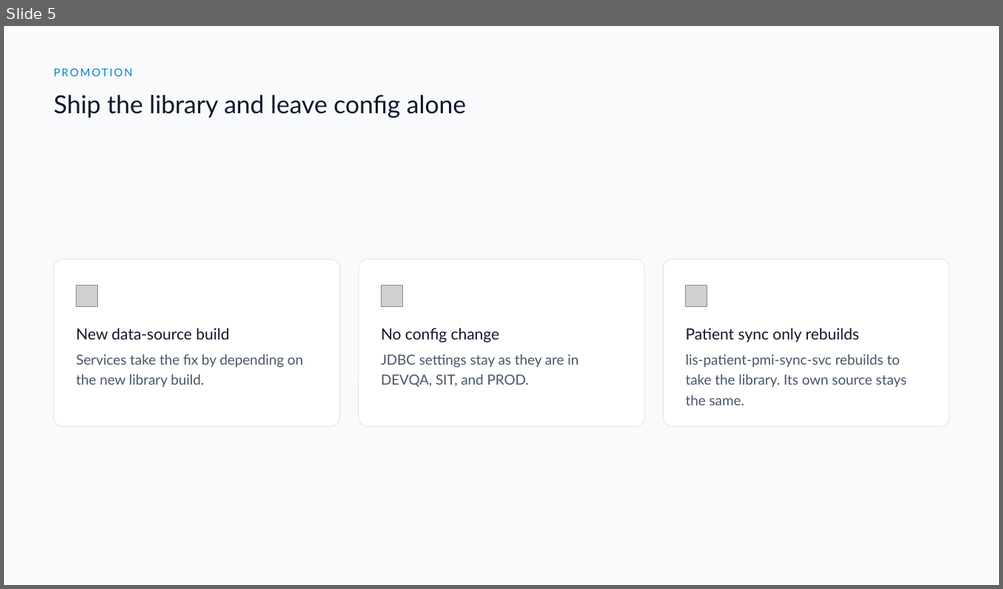
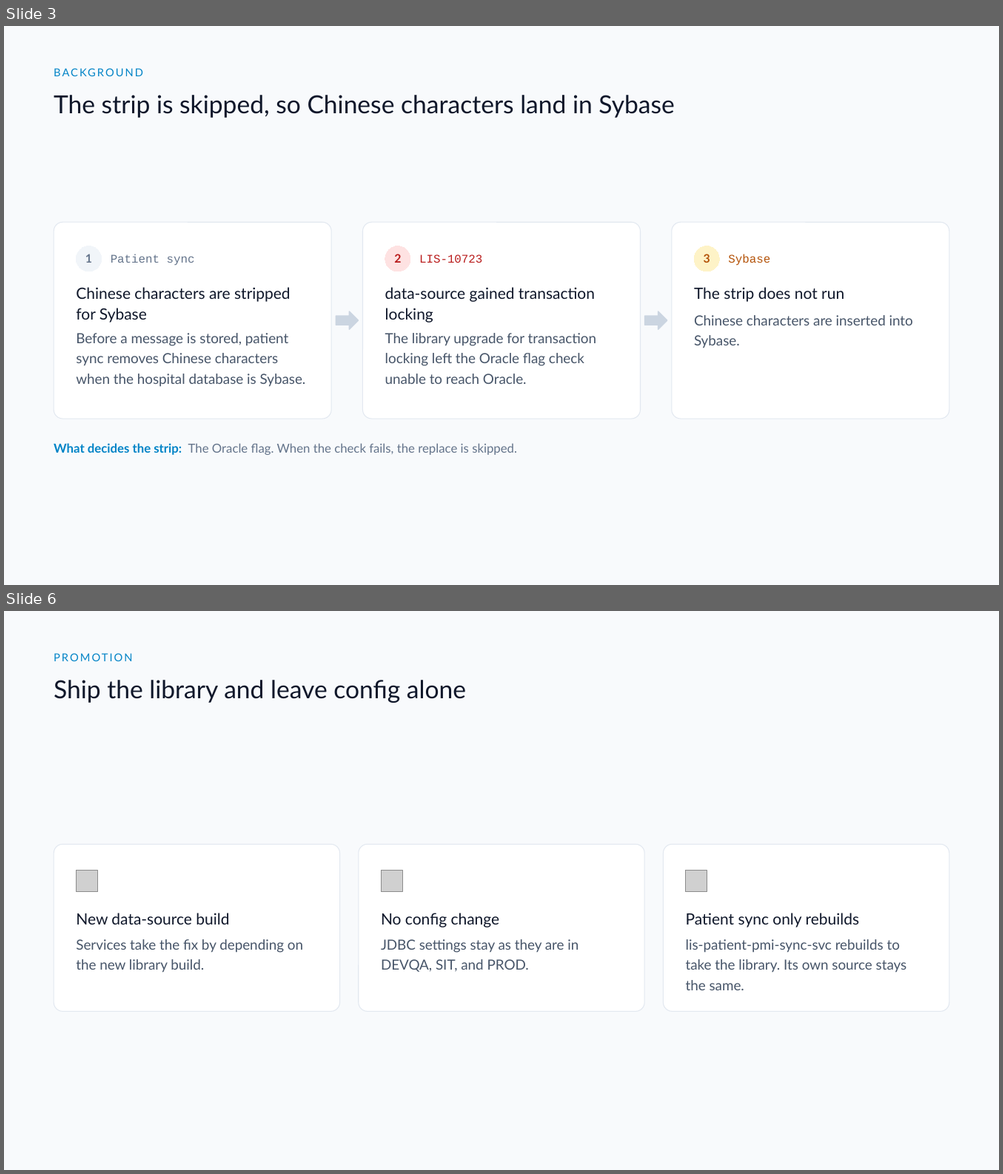
Before and after one commit to DragonChong/HA-Notes, a slide deck: SDLC/Projects/TMP-oracle-route-lookup — Oracle route lookup/assets/Oracle route lookup.pptx. Shown one above the other, each under a label of ours: slide 5 before the commit, slides 3 and 6 after it; the slides between them are not shown. The pictures are 1003x589 and 1003x1174 pixels, drawn with LibreOffice and Linux fonts; fonts in the diff are those of the drawing; grey boxes stand for pictures. Boxes give left, top, right and bottom in pixels: in the first picture for what was removed or moved away, otherwise in the second. Text is boxed around its words. In the diff, an @@ line names an element or a change of style, - is before the commit and + after.

```diff
--- a/SDLC/Projects/TMP-oracle-route-lookup — Oracle route lookup/assets/Oracle route lookup.pptx
+++ b/SDLC/Projects/TMP-oracle-route-lookup — Oracle route lookup/assets/Oracle route lookup.pptx
@@ slide 3 added at (4,26,999,585), background #F8FAFC @@
@@ text added at (54,63,949,82), 10.5 pt, text #0284C7 @@
+BACKGROUND
@@ text added at (54,95,674,118), 24 pt, text #0F172A @@
+The strip is skipped, so Chinese characters land in Sybase
@@ rounded rectangle added at (54,222,332,419), fill #FFFFFF, outline #E2E8F0 0.75 pt @@
@@ rounded rectangle added at (363,222,640,419), fill #FFFFFF, outline #E2E8F0 0.75 pt @@
@@ rounded rectangle added at (671,222,949,419), fill #FFFFFF, outline #E2E8F0 0.75 pt @@
@@ ellipse added at (77,246,102,272), fill #F1F5F9, outline #F1F5F9 0.75 pt, 11.2 pt, text #64748B, bold @@
+1
@@ ellipse added at (385,246,410,272), fill #FEE2E2, outline #FEE2E2 0.75 pt, 11.2 pt, text #B91C1C, bold @@
+2
@@ ellipse added at (694,246,720,272), fill #FEF3C7, outline #FEF3C7 0.75 pt, 11.2 pt, text #B45309, bold @@
+3
@@ text added at (111,255,195,265), 11.2 pt, text #64748B @@
+Patient sync
@@ text added at (419,255,482,263), 11.2 pt, text #B91C1C @@
+LIS-10723
@@ text added at (728,255,770,266), 11.2 pt, text #B45309 @@
+Sybase
@@ text added at (76,287,290,323), 15 pt, text #0F172A @@
+Chinese characters are stripped for Sybase
@@ text added at (385,287,595,323), 15 pt, text #0F172A @@
+data-source gained transaction locking
@@ text added at (694,287,844,302), 15 pt, text #0F172A @@
+The strip does not run
@@ right arrow added at (336,312,358,329), fill #CBD5E1, outline #CBD5E1 1 pt @@
@@ right arrow added at (645,312,667,329), fill #CBD5E1, outline #CBD5E1 1 pt @@
@@ text added at (76,333,306,387), 13.5 pt, text #475569 @@
+Before a message is stored, patient sync removes Chinese characters when the hospital database is Sybase.
@@ text added at (385,333,597,384), 13.5 pt, text #475569 @@
+The library upgrade for transaction locking left the Oracle flag check unable to reach Oracle.
@@ text added at (694,315,913,349), 13.5 pt, text #475569 @@
+Chinese characters are inserted into Sybase.
@@ text added at (54,443,517,455), 12 pt, text #64748B @@
+What decides the strip: The Oracle flag. When the check fails, the replace is skipped.
@@ what was slide 5 is now slide 6 @@
```
Also in this commit, not shown: 5 slides changed, 2 other slides added, 2 slides removed, 3 other files.
